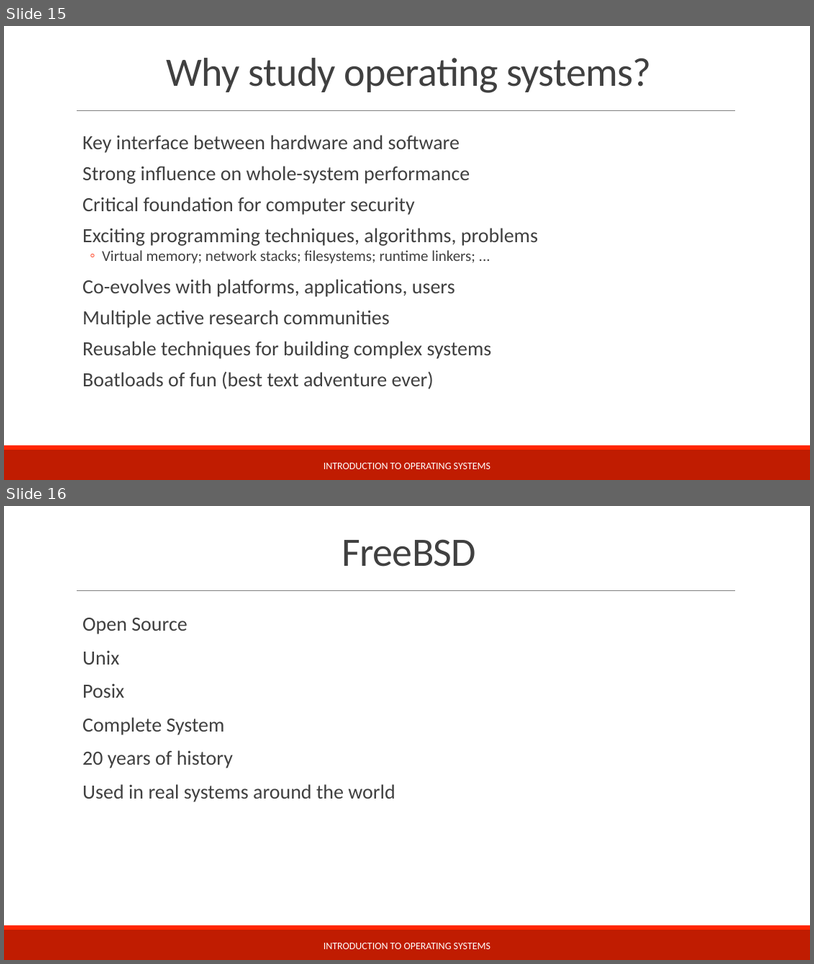
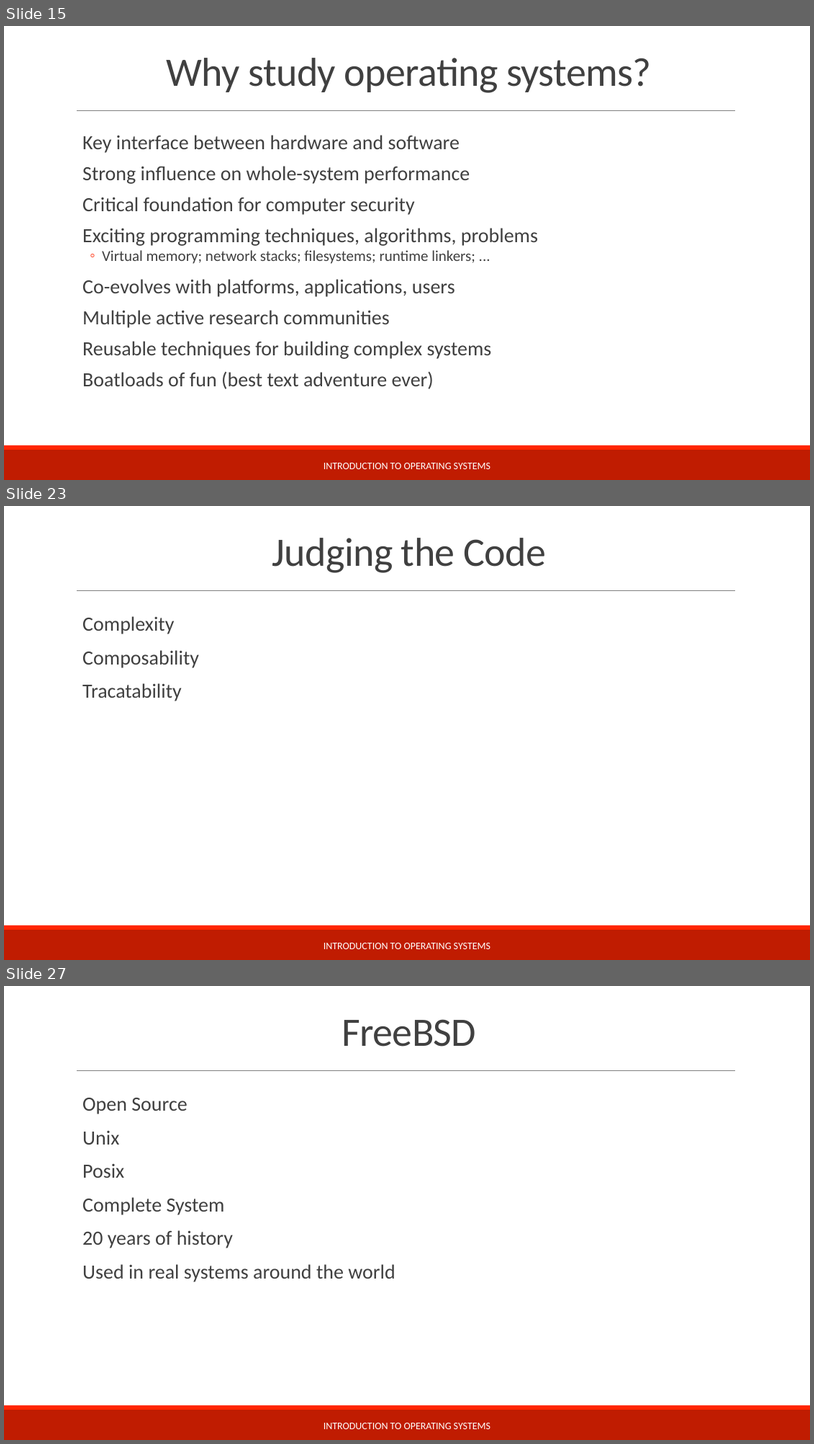
Before and after one commit to teachbsd/course, a slide deck: undergraduate/lectures/introduction.pptx. Shown one above the other, each under a label of ours: slides 15 and 16 before the commit, slides 15, 23 and 27 after it; the slides between them are not shown. The pictures are 814x964 and 814x1444 pixels, drawn with LibreOffice and Linux fonts; fonts in the diff are those of the drawing; background and template pictures are left out. Boxes give left, top, right and bottom in pixels: in the first picture for what was removed or moved away, otherwise in the second. Text is boxed around its words. In the diff, an @@ line names an element or a change of style, - is before the commit and + after.

```diff
--- a/undergraduate/lectures/introduction.pptx
+++ b/undergraduate/lectures/introduction.pptx
@@ slide 23 added at (x1=4, y1=506, x2=810, y2=960), background #FFFFFF; not listed: 3 template elements that a slide beside it also shows @@
@@ title added at (x1=272, y1=538, x2=546, y2=573), 48 pt, text #404040 @@
+Judging the Code
@@ text added at (x1=82, y1=616, x2=199, y2=701), 24 pt, text #404040 @@
+  Complexity
+  Composability
+  Tracatability
@@ text added at (x1=324, y1=942, x2=491, y2=949), 12 pt, text #FFFFFF @@
+INTRODUCTION TO OPERATING SYSTEMS
@@ what was slide 16 is now slide 27 @@
```
Also in this commit, not shown: 10 other slides added, 9 other files.
